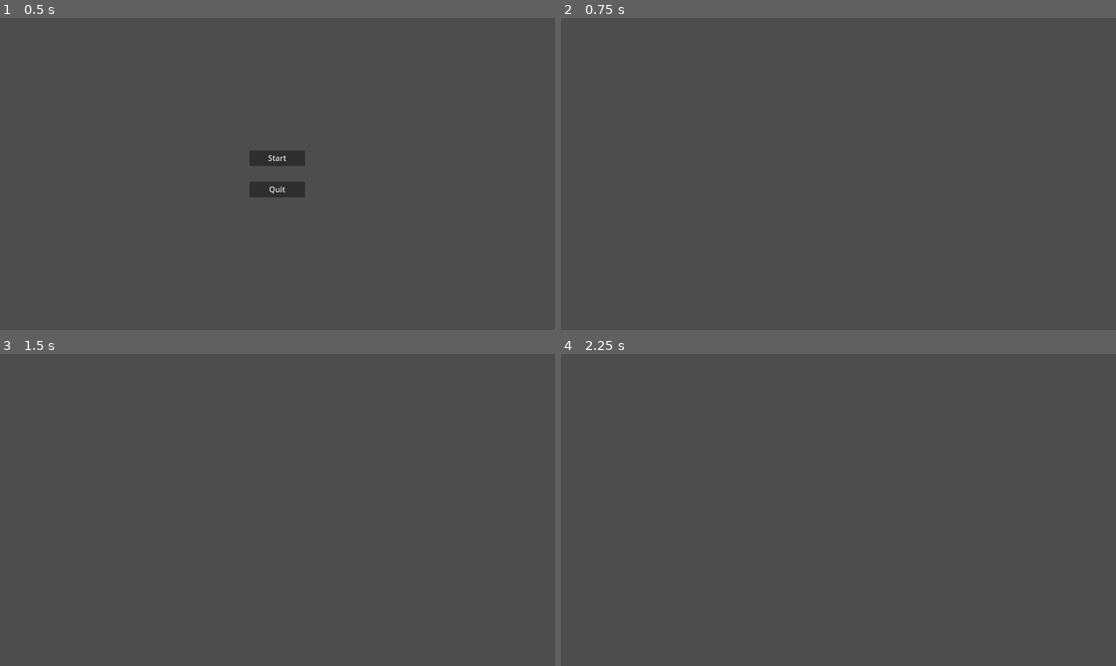
Above: before the commit, frames 1-4 (two rows, left to right).
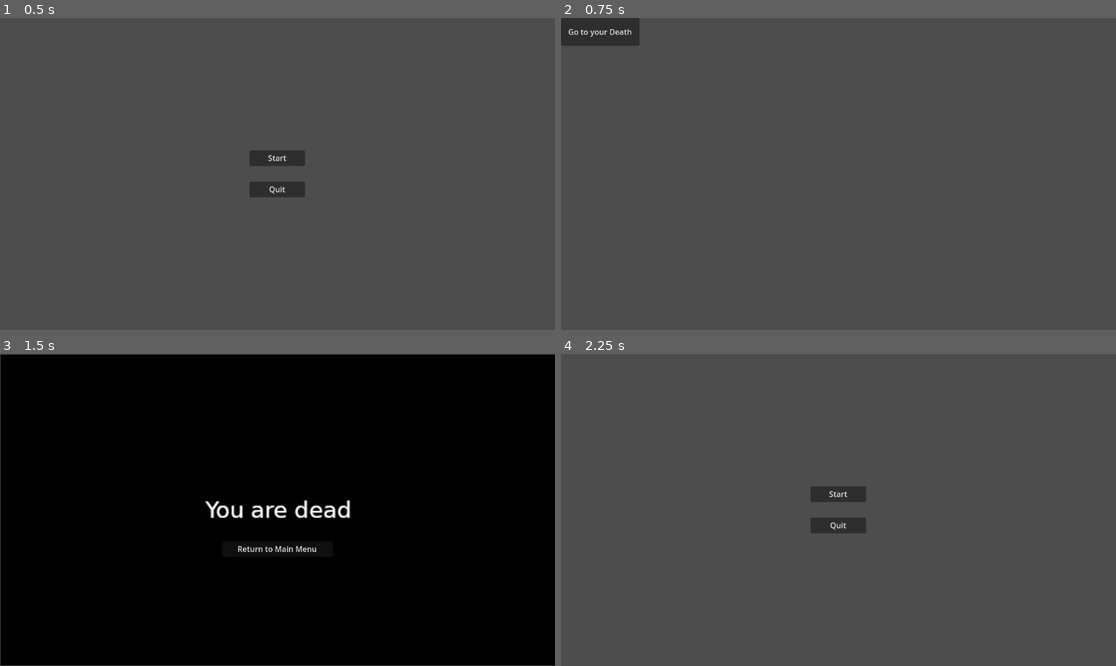
Above: after the commit, the same moments.

Repository: boswotcher/game-jam-07-2024
Game: Godot game, scene res://Scenes/title_screen.tscn
Same seed, same stepped clock (60 frames per second), same inputs: the game is played once before the commit and once after it.
Inputs (mouse positions are in pixels of both pictures, inside the frame that each line leads up to):
- Up to frame 1 (0.5 s): no input
- Up to frame 2 (0.75 s): click "Start" at 0.5 s
- Up to frame 3 (1.5 s): click (38, 366) at 1.25 s, where only the run after the commit has a clickable "Go to your Death"
- Up to frame 4 (2.25 s): click (838, 547) at 2 s, where only the run after the commit has a clickable "Return to Main Menu"

Frame 1 is identical in both runs. In frame 2, 1.2% of the frame differs, in the area x 0-15%, y 0-9%; in frame 3, 99%, in the area x 0-100%, y 0-100%; in frame 4, 0.9%.

Commit message:
Add more scene transitions

Diff:
--- /dev/null
+++ b/Scenes/Main.gd
@@ -0,0 +1,6 @@
+extends Button
+
+
+func _on_pressed():
+	get_tree().change_scene_to_file("res://death_screen.tscn")
+	pass # Replace with function body.
--- a/Scenes/main.tscn
+++ b/Scenes/main.tscn
@@ -1,3 +1,13 @@
-[gd_scene format=3 uid="uid://ci8ab86c4bvb7"]
+[gd_scene load_steps=2 format=3 uid="uid://ci8ab86c4bvb7"]
+
+[ext_resource type="Script" path="res://Scenes/Main.gd" id="1_4cshe"]
 
 [node name="Main" type="Node2D"]
+
+[node name="GoToDeathButton" type="Button" parent="."]
+offset_right = 163.0
+offset_bottom = 58.0
+text = "Go to your Death"
+script = ExtResource("1_4cshe")
+
+[connection signal="pressed" from="GoToDeathButton" to="GoToDeathButton" method="_on_pressed"]
--- /dev/null
+++ b/Scripts/DeathScreen.gd
@@ -0,0 +1,7 @@
+extends Button
+
+
+
+func _on_pressed():
+	get_tree().change_scene_to_file("res://Scenes/title_screen.tscn")
+	pass # Replace with function body.
--- /dev/null
+++ b/death_screen.tscn
@@ -0,0 +1,34 @@
+[gd_scene load_steps=3 format=3 uid="uid://bo2jh7e0a2jy"]
+
+[ext_resource type="Texture2D" uid="uid://tnsmsq0owewk" path="res://Assets/DeathScreen.png" id="1_3npdg"]
+[ext_resource type="Script" path="res://Scripts/DeathScreen.gd" id="2_5yx0e"]
+
+[node name="Death Screen" type="Control"]
+layout_mode = 3
+anchors_preset = 15
+anchor_right = 1.0
+anchor_bottom = 1.0
+grow_horizontal = 2
+grow_vertical = 2
+
+[node name="Sprite2D" type="Sprite2D" parent="."]
+position = Vector2(577.5, 324)
+scale = Vector2(1.81005, 1.80447)
+texture = ExtResource("1_3npdg")
+
+[node name="ReturnButton" type="Button" parent="."]
+layout_mode = 1
+anchors_preset = -1
+anchor_left = 0.4
+anchor_top = 0.6
+anchor_right = 0.6
+anchor_bottom = 0.65
+offset_right = -0.424072
+offset_bottom = -0.208008
+grow_horizontal = 2
+grow_vertical = 2
+pivot_offset = Vector2(75, 0)
+text = "Return to Main Menu"
+script = ExtResource("2_5yx0e")
+
+[connection signal="pressed" from="ReturnButton" to="ReturnButton" method="_on_pressed"]
Binary file added: Assets/DeathScreen.png
Not shown, added: Assets/DeathScreen.png.import
